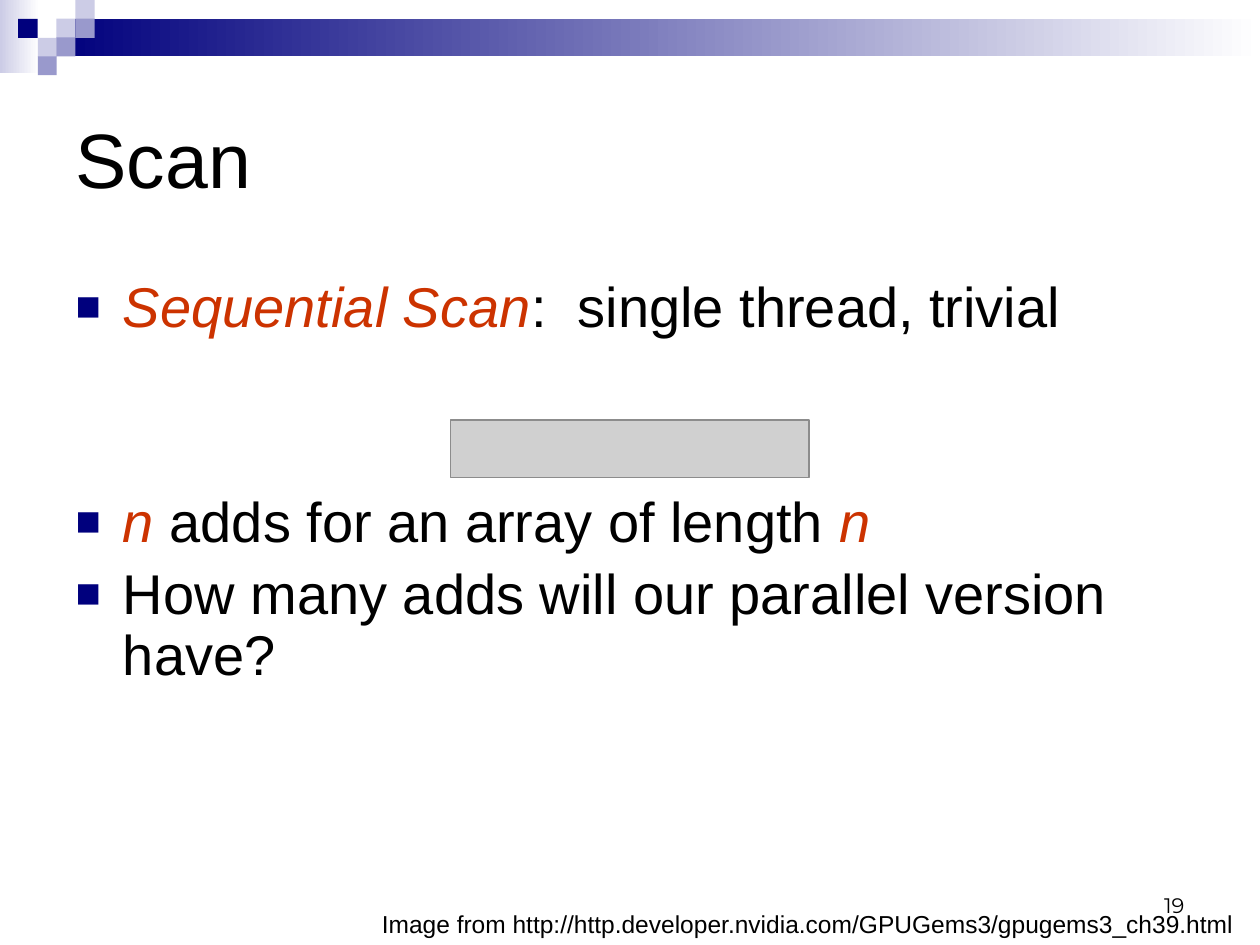
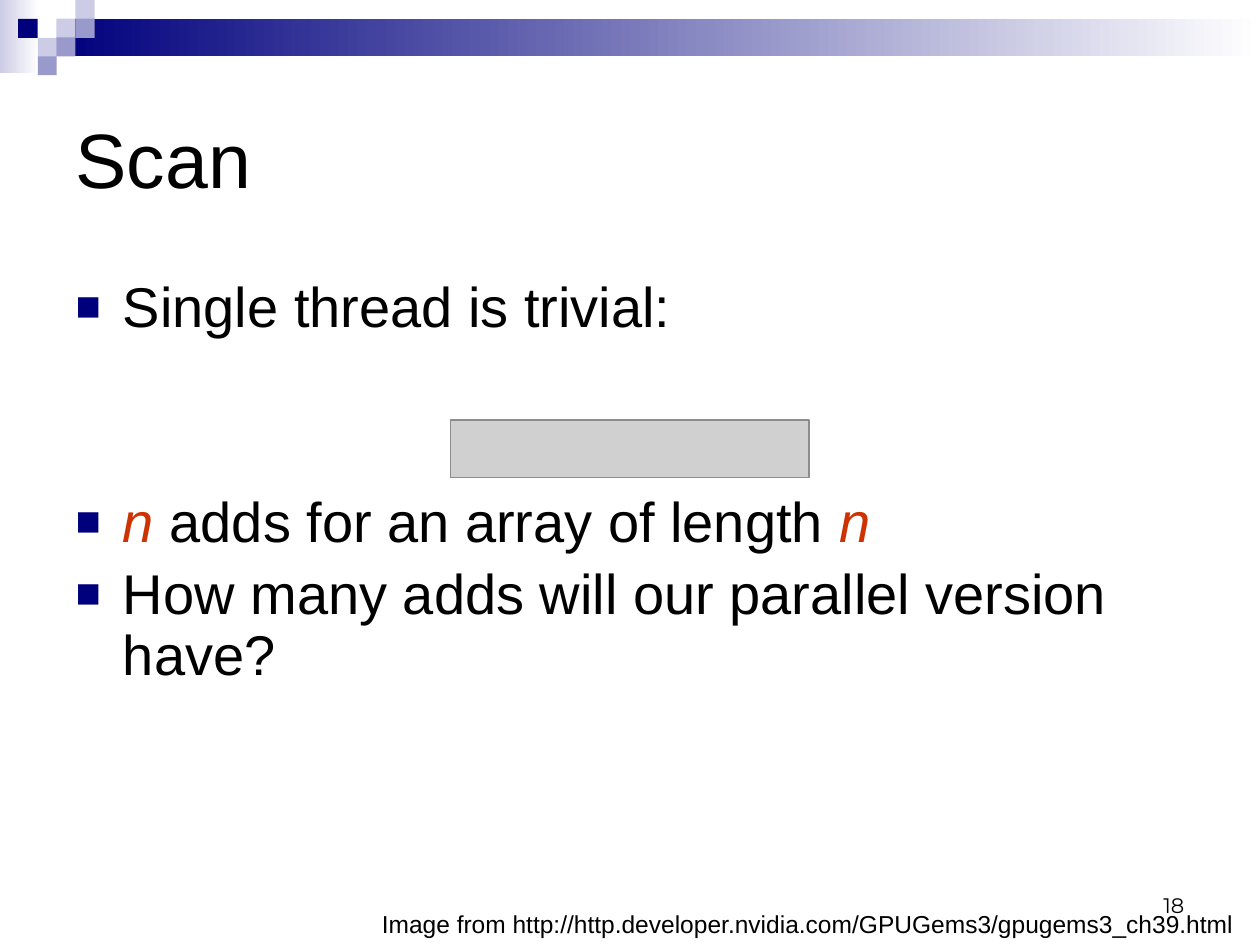
Before and after one commit to CIS565-Fall-2015/cis565-fall-2015.github.io, a slide deck: slide 18 of lectures/2-Parallel-Algorithms.pptx (slide 19 before the commit). Drawn at 1260x945 pixels with LibreOffice and Linux fonts; fonts in the diff are those of the drawing; grey boxes stand for pictures. Boxes give left, top, right and bottom in pixels: in the first picture for what was removed or moved away, otherwise in the second. Text is boxed around its words. In the diff, an @@ line names an element or a change of style, - is before the commit and + after.

```diff
--- a/lectures/2-Parallel-Algorithms.pptx
+++ b/lectures/2-Parallel-Algorithms.pptx
@@ text at <box>123,286,670,338</box>: text changed @@
-■ Sequential Scan: single thread, trivial
+■ Single thread is trivial:
@@ page number at <box>1163,898,1184,919</box>: text changed @@
-19
+18
```
Also in this commit, not shown: 1 other slide changed, 1 slide removed.
